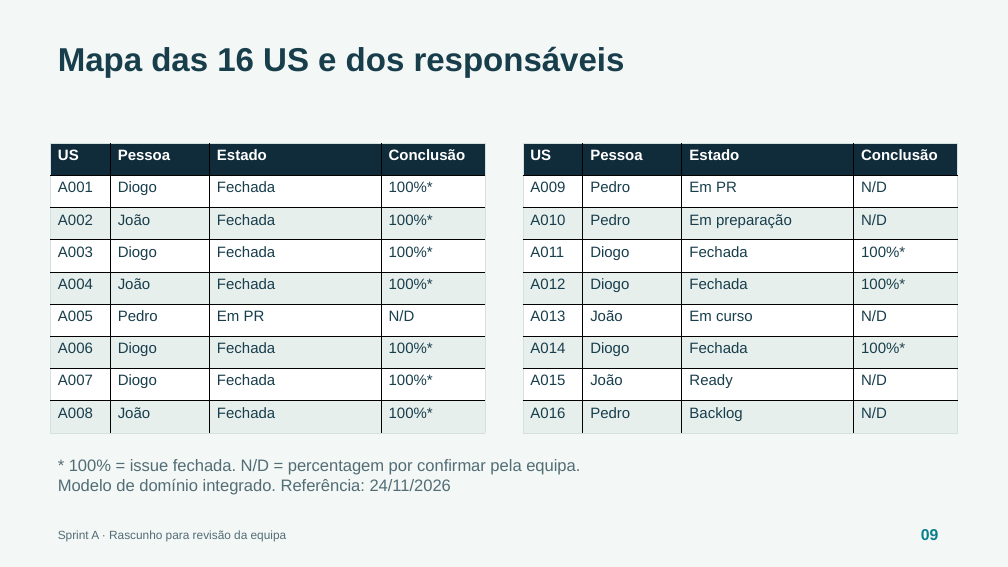
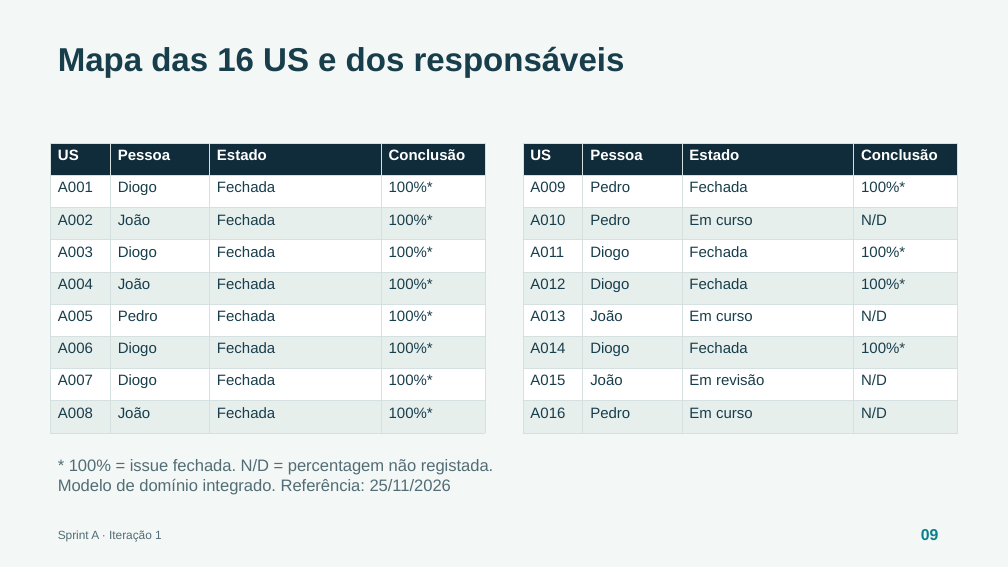
Before and after one commit to escobar0304/ProjInter-2-1, a slide deck: slide 9 of docs/entregas/sprint-review-a/sprint-review-a.pptx. Drawn at 1008x567 pixels with LibreOffice and Linux fonts; fonts in the diff are those of the drawing. Boxes give left, top, right and bottom in pixels: in the first picture for what was removed or moved away, otherwise in the second. Text is boxed around its words. In the diff, an @@ line names an element or a change of style, - is before the commit and + after.

Commit message:
apresentação: atualizar ficheiros da Sprint Review A

```diff
--- a/docs/entregas/sprint-review-a/sprint-review-a.pptx
+++ b/docs/entregas/sprint-review-a/sprint-review-a.pptx
@@ table at bbox=[51, 144, 485, 433] @@
-row 6, column 3: Em PR
+row 6, column 3: Fechada
-row 6, column 4: N/D
+row 6, column 4: 100%*
@@ borders changed @@
@@ table at bbox=[523, 144, 958, 433] @@
-row 2, column 3: Em PR
+row 2, column 3: Fechada
-row 2, column 4: N/D
+row 2, column 4: 100%*
-row 3, column 3: Em preparação
+row 3, column 3: Em curso
-row 8, column 3: Ready
+row 8, column 3: Em revisão
-row 9, column 3: Backlog
+row 9, column 3: Em curso
@@ borders changed @@
@@ text at bbox=[58, 459, 493, 495]: text changed @@
-* 100% = issue fechada. N/D = percentagem por confirmar pela equipa.
-Modelo de domínio integrado. Referência: 24/11/2026
+* 100% = issue fechada. N/D = percentagem não registada.
+Modelo de domínio integrado. Referência: 25/11/2026
@@ text at bbox=[58, 530, 162, 541]: text changed @@
-Sprint A · Rascunho para revisão da equipa
+Sprint A · Iteração 1
```
Also in this commit, not shown: 11 other slides changed, 1 other file.
